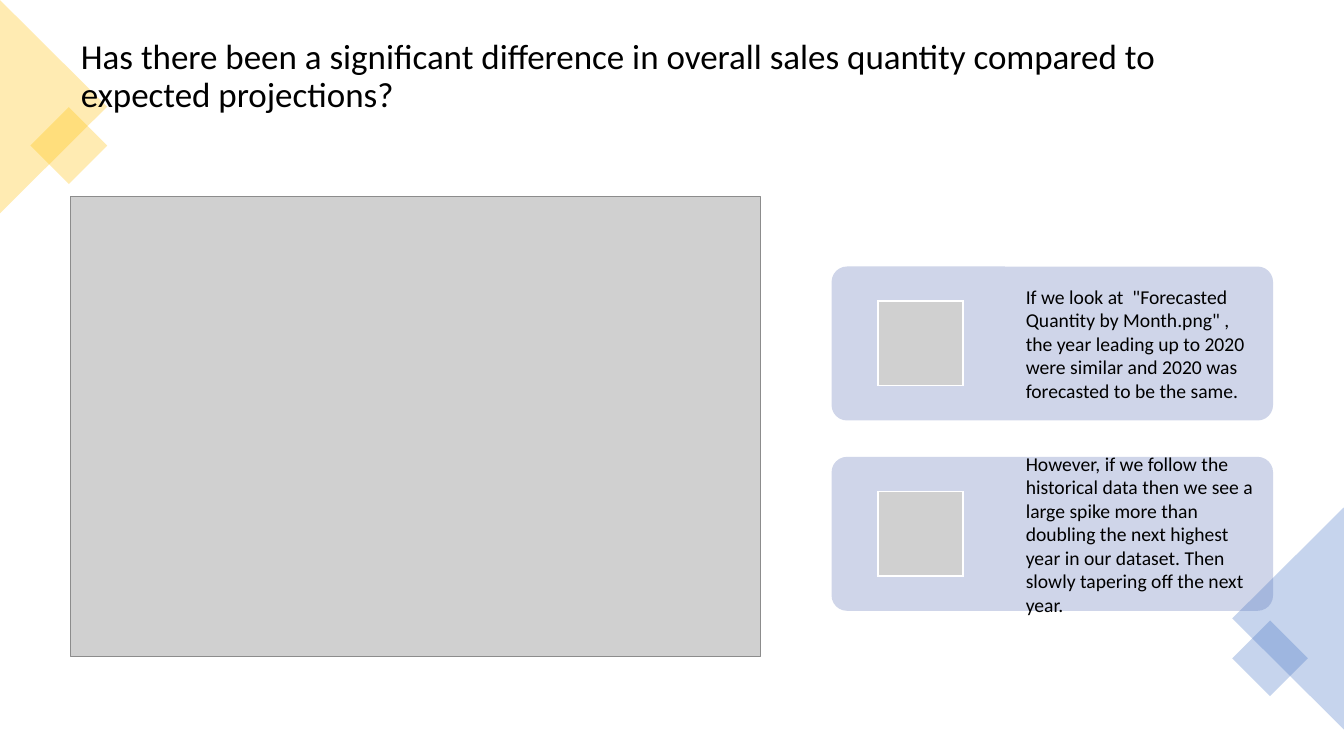
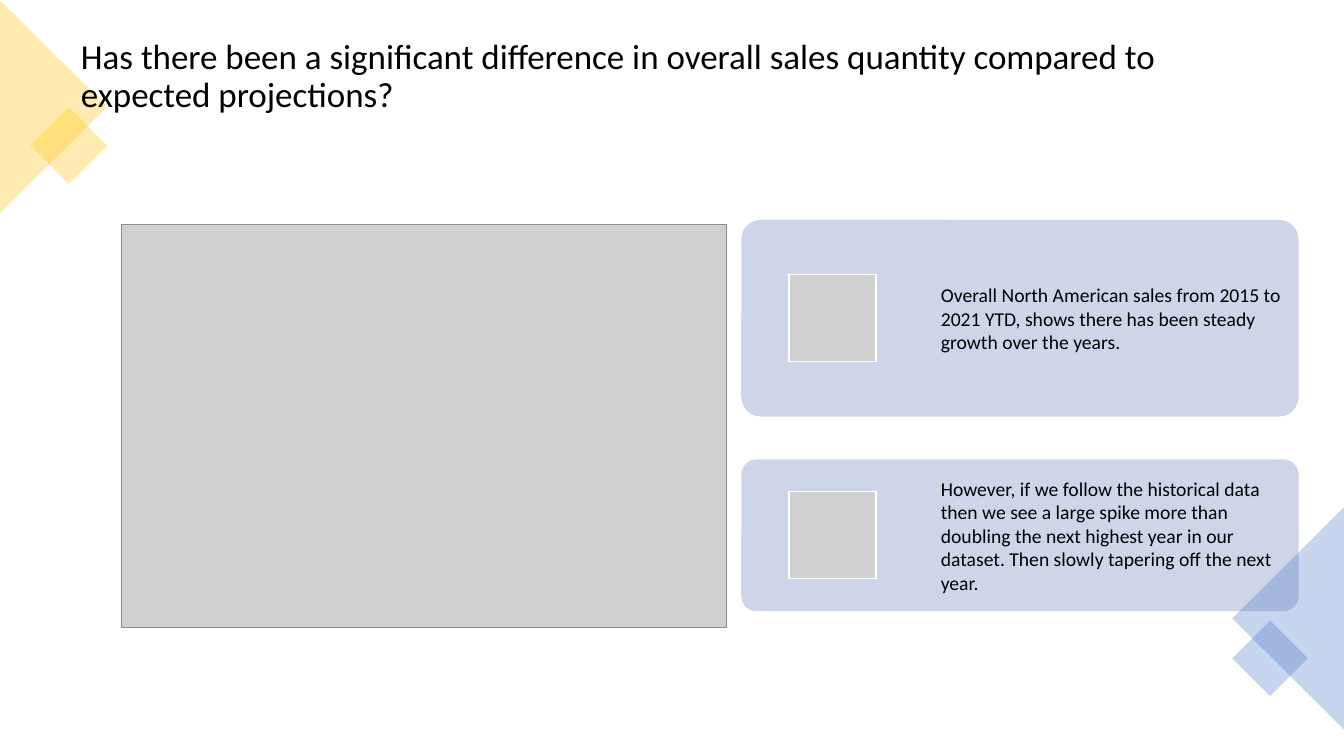
Before and after one commit to 2Delta/GT-Coding-Boot-Camp_Project-1, a slide deck: slide 6 of Project_power_point.pptx (slide 7 before the commit). Drawn at 1344x756 pixels with LibreOffice and Linux fonts; fonts in the diff are those of the drawing; grey boxes stand for pictures. Boxes give left, top, right and bottom in pixels: in the first picture for what was removed or moved away, otherwise in the second. Text is boxed around its words. In the diff, an @@ line names an element or a change of style, - is before the commit and + after.

Commit message:
updated ppt

```diff
--- a/Project_power_point.pptx
+++ b/Project_power_point.pptx
@@ picture: place and size @@
-picture at <box>71,197,760,656</box>
+picture at <box>122,225,727,628</box>
@@ rounded rectangle: place and size @@
-rounded rectangle at <box>832,266,1273,420</box>
+rounded rectangle at <box>741,220,1299,416</box>
@@ picture: place and size @@
-picture at <box>878,301,963,386</box>
+picture at <box>789,274,876,361</box>
@@ text added at <box>941,288,1281,353</box>, 14 pt, text #000000 @@
+Overall North American sales from 2015 to 2021 YTD, shows there has been steady growth over the years.
@@ text removed at <box>1026,290,1245,398</box> @@
-If we look at "Forecasted Quantity by Month.png" , the year leading up to 2020 were similar and 2020 was forecasted to be the same.
@@ rounded rectangle: place and size @@
-rounded rectangle at <box>832,457,1273,611</box>
+rounded rectangle at <box>741,460,1299,612</box>
@@ text "However, if we follow the ..." rewrapped from <box>1026,454,1252,618</box> to <box>941,482,1271,593</box> @@
@@ picture added at <box>789,492,876,579</box> @@
@@ picture removed at <box>878,492,963,577</box> @@
```
Also in this commit, not shown: 2 other slides changed, 4 slides added, 2 slides removed.
